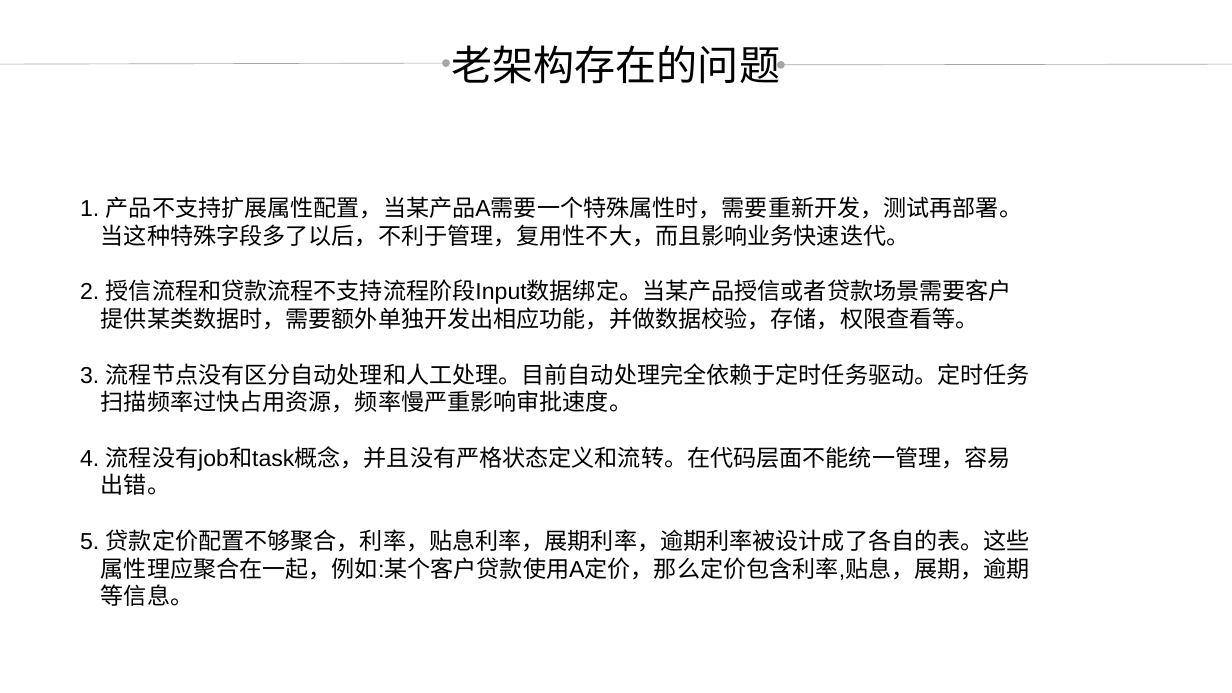
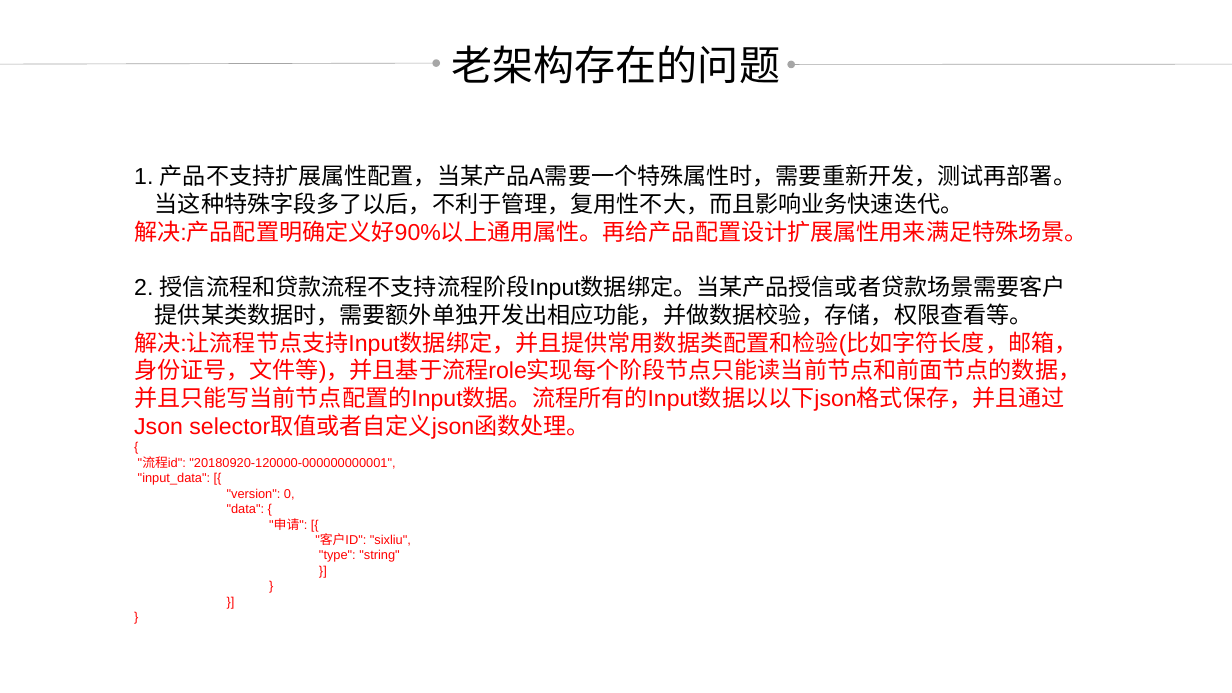
Before and after one commit to credit-loan-dev/credit-loan, a slide deck: slide 4 of design/doc/2018-09-20草稿.pptx. Drawn at 1232x693 pixels with LibreOffice and Linux fonts; fonts in the diff are those of the drawing. Boxes give left, top, right and bottom in pixels: in the first picture for what was removed or moved away, otherwise in the second. Text is boxed around its words. In the diff, an @@ line names an element or a change of style, - is before the commit and + after.

```diff
--- a/design/doc/2018-09-20草稿.pptx
+++ b/design/doc/2018-09-20草稿.pptx
@@ background #C7EDCC to #CAEACE @@
@@ arrow moved from (0, 64) - (446, 63) to (0, 64) - (436, 63) @@
@@ arrow (0, 64) - (436, 63): stroke #54C863 0.5 pt to #5DBF69 0.5 pt @@
@@ arrow moved from (781, 65) - (1232, 64) to (791, 65) - (1232, 64) @@
@@ arrow (791, 65) - (1232, 64): stroke #54C863 0.5 pt to #5DBF69 0.5 pt @@
@@ text "1. 产品不支持扩展属性配置，当某产品A需要一个特殊属性时，需要重新开发，测试再部署。": place and size @@
-text "1. 产品不支持扩展属性配置，当某产品A需要一个特殊属性时，需要重新开发，测试再部署。" at bbox=[80, 196, 1030, 606]
+text "1. 产品不支持扩展属性配置，当某产品A需要一个特殊属性时，需要重新开发，测试再部署。" at bbox=[134, 164, 1088, 562]
@@ text at bbox=[134, 220, 1088, 242]: paragraph added @@
+解决:产品配置明确定义好90%以上通用属性。再给产品配置设计扩展属性用来满足特殊场景。
@@ text at bbox=[134, 331, 1081, 562]: text changed; text colour #000000 to #FF0000 @@
-  3. 流程节点没有区分自动处理和人工处理。目前自动处理完全依赖于定时任务驱动。定时任务
-  扫描频率过快占用资源，频率慢严重影响审批速度。
-  4. 流程没有job和task概念，并且没有严格状态定义和流转。在代码层面不能统一管理，容易
-  出错。
-  5. 贷款定价配置不够聚合，利率，贴息利率，展期利率，逾期利率被设计成了各自的表。这些
-  属性理应聚合在一起，例如:某个客户贷款使用A定价，那么定价包含利率,贴息，展期，逾期
-  等信息。
+  解决:让流程节点支持Input数据绑定，并且提供常用数据类配置和检验(比如字符长度，邮箱，身份证号，文件等)，并且基于流程role实现每个阶段节点只能读当前节点和前面节点的数据，
+  并且只能写当前节点配置的Input数据。流程所有的Input数据以以下json格式保存，并且通过
+  Json selector取值或者自定义json函数处理。
+  {
+  "流程id": "20180920-120000-000000000001",
+  "input_data": [{
+  "version": 0,
+  "data": {
+  "申请": [{
+  "客户ID": "sixliu",
+  "type": "string"
+  }]
+  }
+  }]
+  }
```
Also in this commit, not shown: 6 other slides changed, 6 slides added, 18 slides removed, 4 other files.
